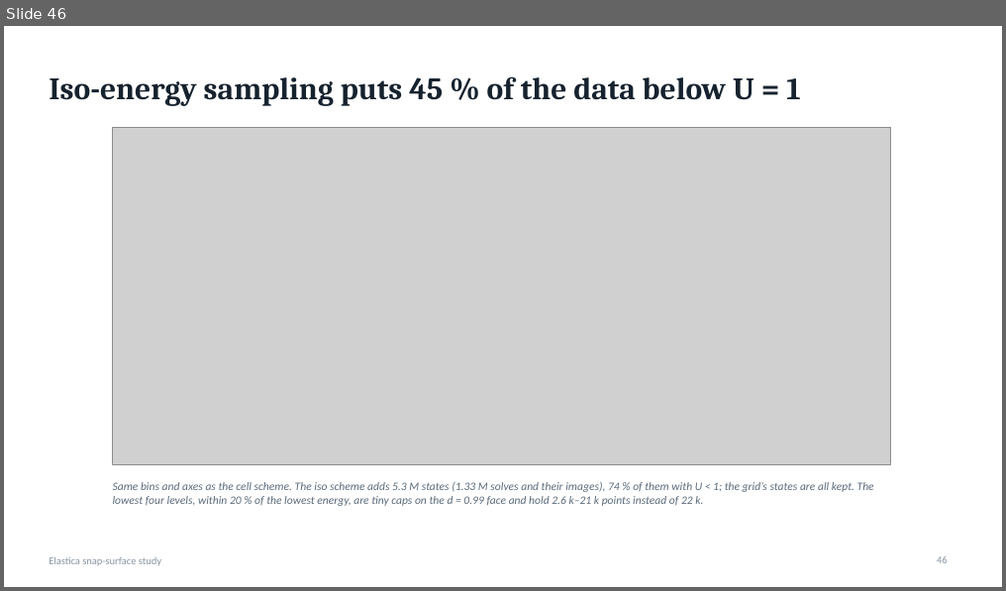
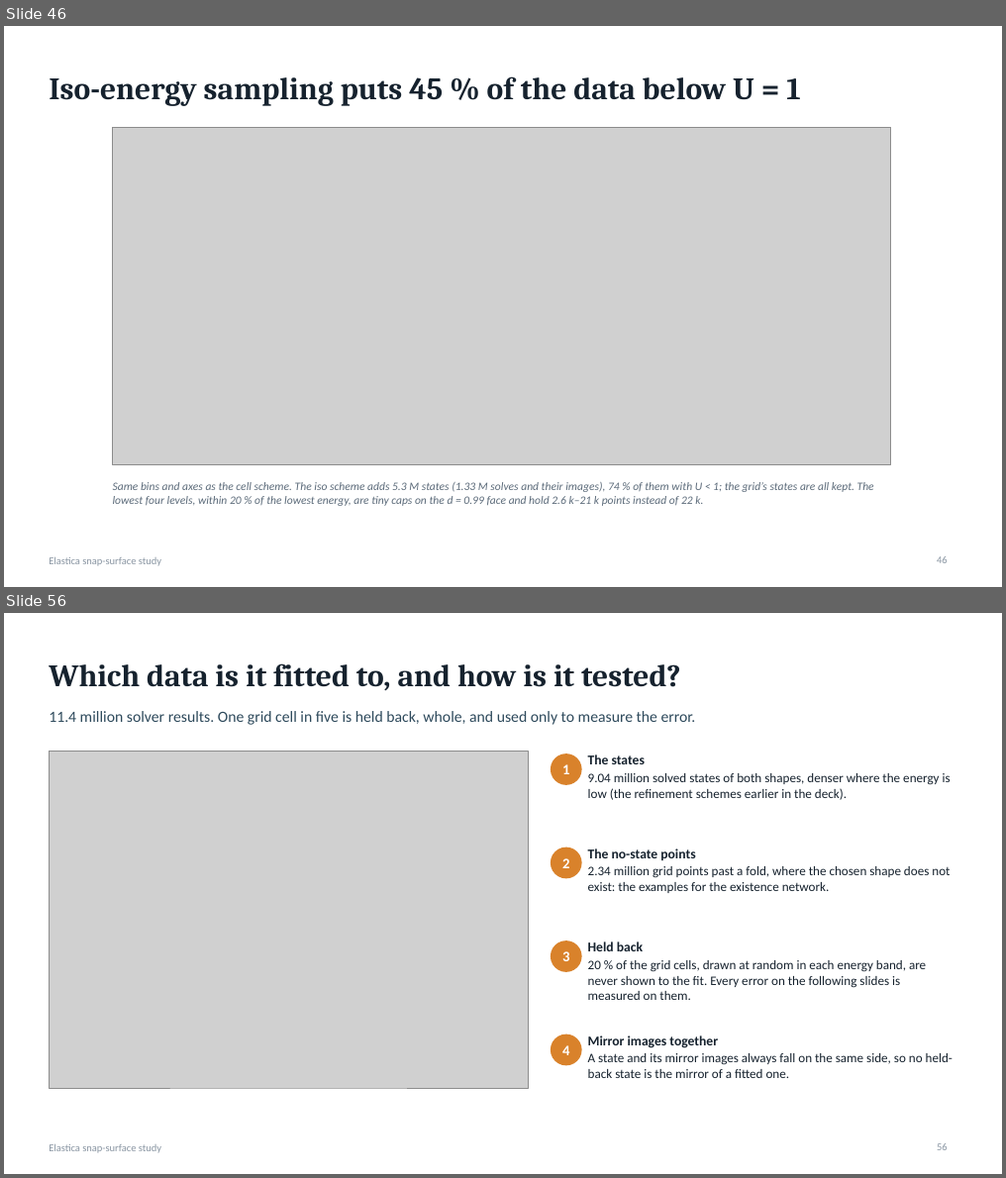
Before and after one commit to grraxx/elastica, a slide deck: presentation/elastica_snap_surface.pptx. Shown one above the other, each under a label of ours: slide 46 before the commit, slides 46 and 56 after it; the slides between them are not shown. The pictures are 1006x591 and 1006x1178 pixels, drawn with LibreOffice and Linux fonts; fonts in the diff are those of the drawing; grey boxes stand for pictures. Boxes give left, top, right and bottom in pixels: in the first picture for what was removed or moved away, otherwise in the second. Text is boxed around its words. In the diff, an @@ line names an element or a change of style, - is before the commit and + after.

```diff
--- a/presentation/elastica_snap_surface.pptx
+++ b/presentation/elastica_snap_surface.pptx
@@ slide 56 added at (x1=4, y1=613, x2=1002, y2=1174), background #FFFFFF; not listed: 1 template element that a slide beside it also shows @@
@@ title added at (x1=49, y1=663, x2=681, y2=691), 30 pt, text #16222E, bold @@
+Which data is it fitted to, and how is it tested?
@@ text added at (x1=49, y1=711, x2=696, y2=725), 15 pt, text #2E4A5C @@
+11.4 million solver results. One grid cell in five is held back, whole, and used only to measure the error.
@@ picture added at (x1=49, y1=752, x2=528, y2=1088) @@
@@ ellipse added at (x1=550, y1=754, x2=582, y2=785), fill #D9822B, 14 pt, text #FFFFFF, bold @@
+1
@@ text added at (x1=588, y1=755, x2=950, y2=800), 12.5 pt, text #16222E @@
+The states
+9.04 million solved states of both shapes, denser where the energy is low (the refinement schemes earlier in the deck).
@@ ellipse added at (x1=550, y1=848, x2=582, y2=878), fill #D9822B, 14 pt, text #FFFFFF, bold @@
+2
@@ text added at (x1=588, y1=849, x2=949, y2=893), 12.5 pt, text #16222E @@
+The no-state points
+2.34 million grid points past a fold, where the chosen shape does not exist: the examples for the existence network.
@@ ellipse added at (x1=550, y1=941, x2=582, y2=972), fill #D9822B, 14 pt, text #FFFFFF, bold @@
+3
@@ text added at (x1=588, y1=942, x2=926, y2=1000), 12.5 pt, text #16222E @@
+Held back
+20 % of the grid cells, drawn at random in each energy band, are never shown to the fit. Every error on the following slides is measured on them.
@@ ellipse added at (x1=550, y1=1035, x2=582, y2=1065), fill #D9822B, 14 pt, text #FFFFFF, bold @@
+4
@@ text added at (x1=588, y1=1036, x2=952, y2=1078), 12.5 pt, text #16222E @@
+Mirror images together
+A state and its mirror images always fall on the same side, so no held-back state is the mirror of a fitted one.
@@ page number added at (x1=937, y1=1144, x2=947, y2=1151), 10 pt, text #8A96A3 @@
+56
```
Also in this commit, not shown: 19 other slides added, 48 other files.
